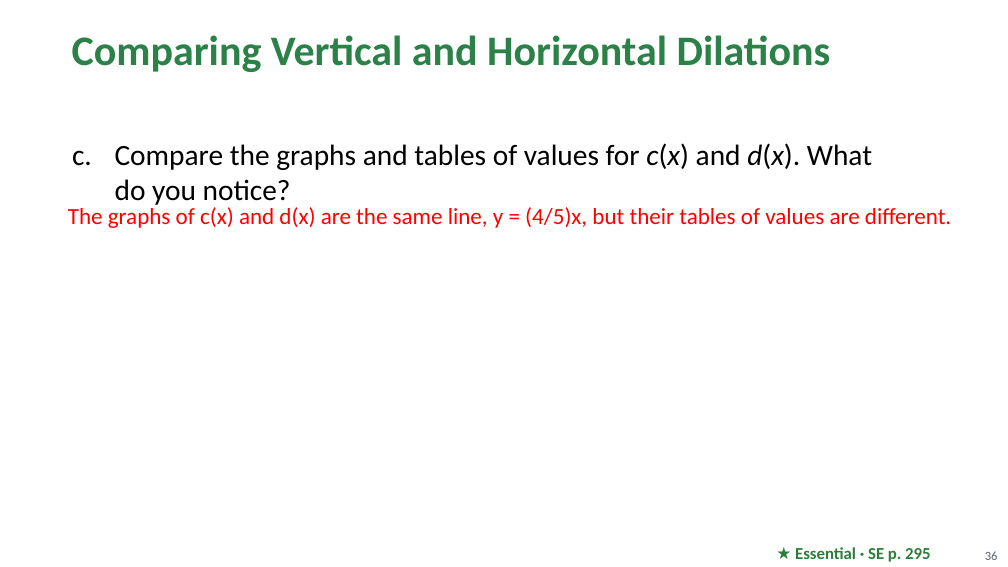
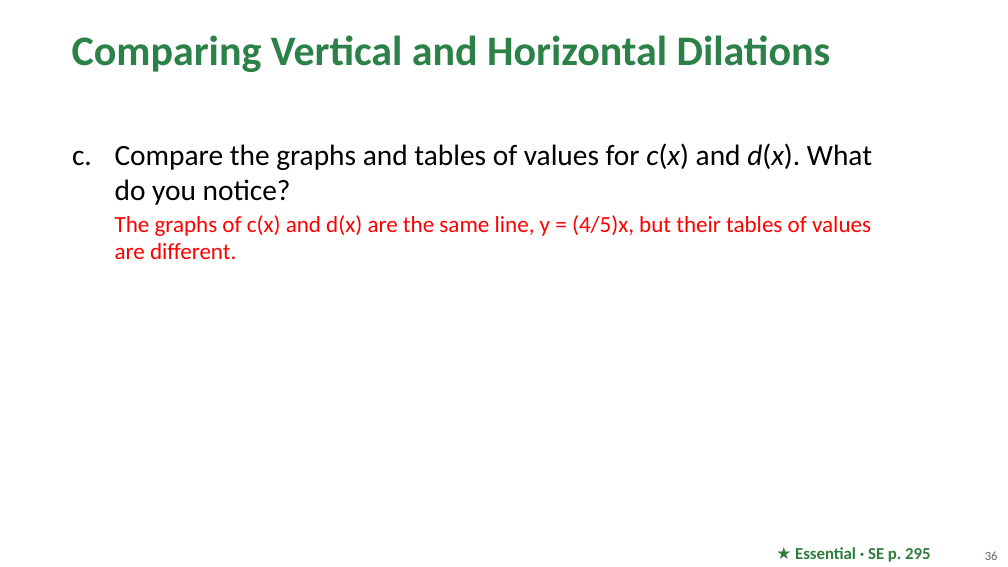
Before and after one commit to Apolloat2022/Algebra1M2U1L4, a slide deck: slide 36 of Module 2 topic 2/BLMathematics_AlgI_M2_T2_L2_LessonSlides_ENG_with_answers.pptx. Drawn at 1008x567 pixels with LibreOffice and Linux fonts; fonts in the diff are those of the drawing; background and template pictures are left out. Boxes give left, top, right and bottom in pixels: in the first picture for what was removed or moved away, otherwise in the second. Text is boxed around its words. In the diff, an @@ line names an element or a change of style, - is before the commit and + after.

```diff
--- a/Module 2 topic 2/BLMathematics_AlgI_M2_T2_L2_LessonSlides_ENG_with_answers.pptx
+++ b/Module 2 topic 2/BLMathematics_AlgI_M2_T2_L2_LessonSlides_ENG_with_answers.pptx
@@ text removed at [68, 204, 951, 228] @@
-The graphs of c(x) and d(x) are the same line, y = (4/5)x, but their tables of values are different.
@@ text at [115, 215, 871, 259]: paragraph added @@
+    The graphs of c(x) and d(x) are the same line, y = (4/5)x, but their tables of values are different.
```
Also in this commit, not shown: 5 other slides changed, 4 other files.
